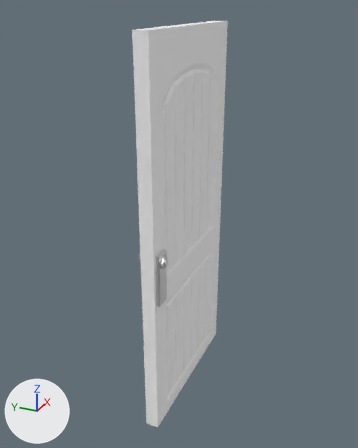
Before and after pictures for a commit that changed the glTF model assets/doors/doorway_door_9.glb.
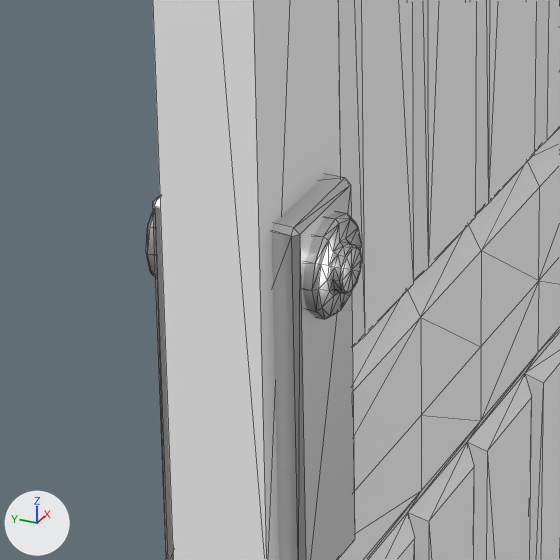
Each version is shown whole from a camera (50 mm lens) standing at (-2.25, 7.031, 2.146) and looking at (-0.012, 8.038, 1.027), then close up on the part from 33% to 54% of the width and 50% to 67% of the height. Arrows for +X, +Y and +Z are at lower left; the lights stay in place. The close-ups show mesh edges as thin lines. Where no turn or scale is listed for an object, it has been applied to the vertices.

In view in the first close-up: 'doorway_door_9'.
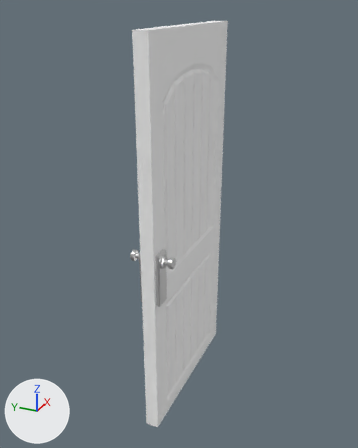
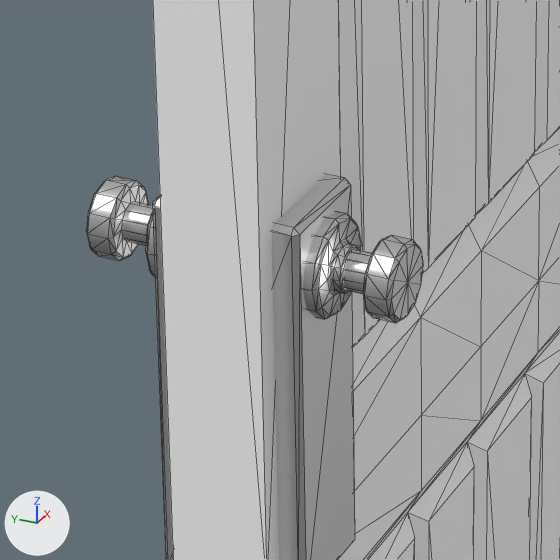
Commit message: update door assets

What changed in the scene script:
```text
Add me_mesh_026:
    me_mesh_026.from_pydata(...)  # 122 vertices, 240 faces; spans x -0.425..-0.371, y 7.89..8.11, z 0.983..1.037
    me_mesh_026.materials.append(mat_metal_material)  # white #e7e7e7
Add ob_doorway_handle_9:
    ob_doorway_handle_9 = bpy.data.objects.new('doorway_handle_9', me_mesh_026)
    ob_doorway_handle_9.location = (0.0, 0.0, 0.0)
```

Boxes [x1, y1, x2, y2] around the edits, measured in the close-ups (560 x 560 px):
'doorway_handle_9', added: after [86, 176, 423, 323]
